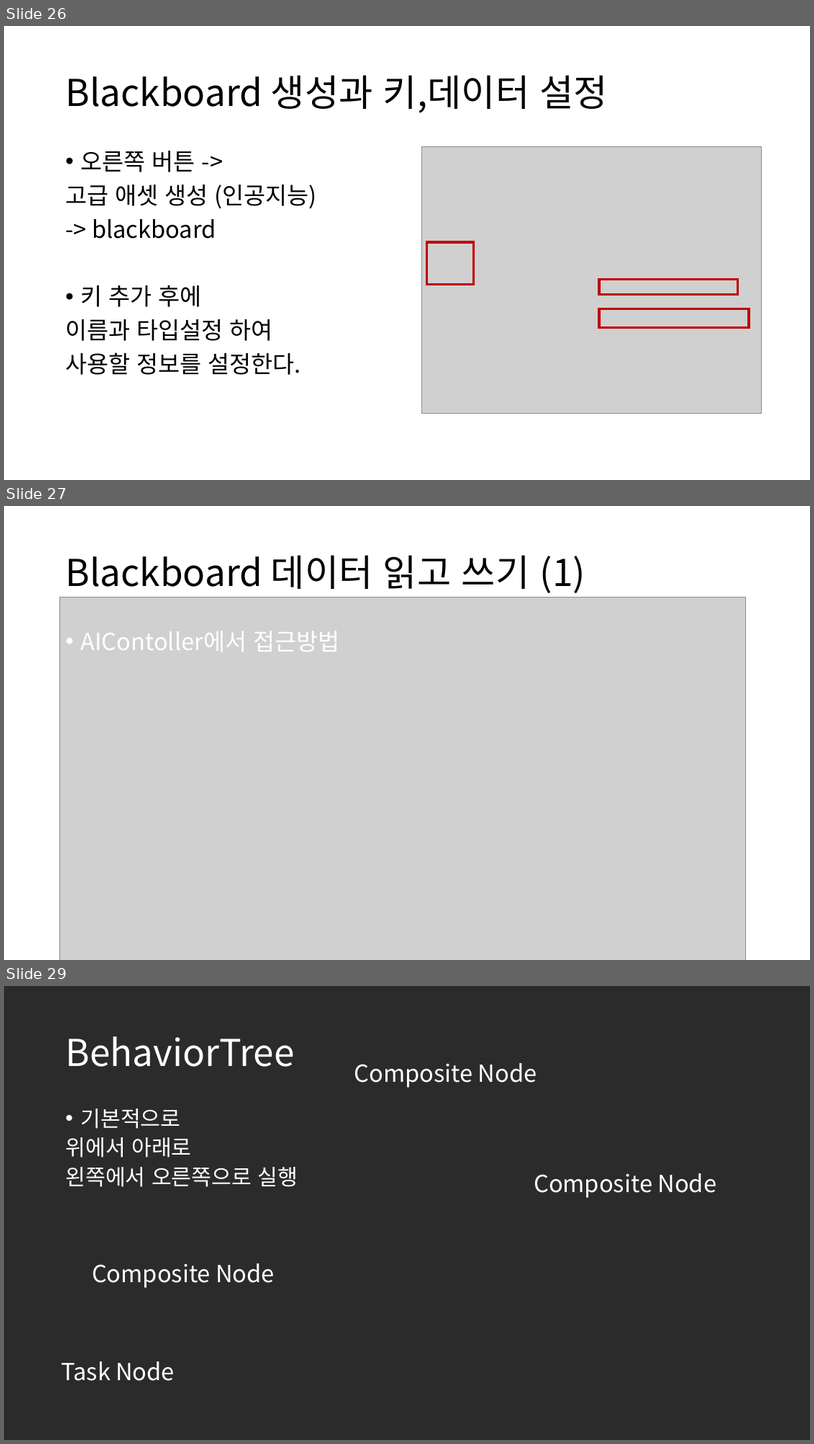
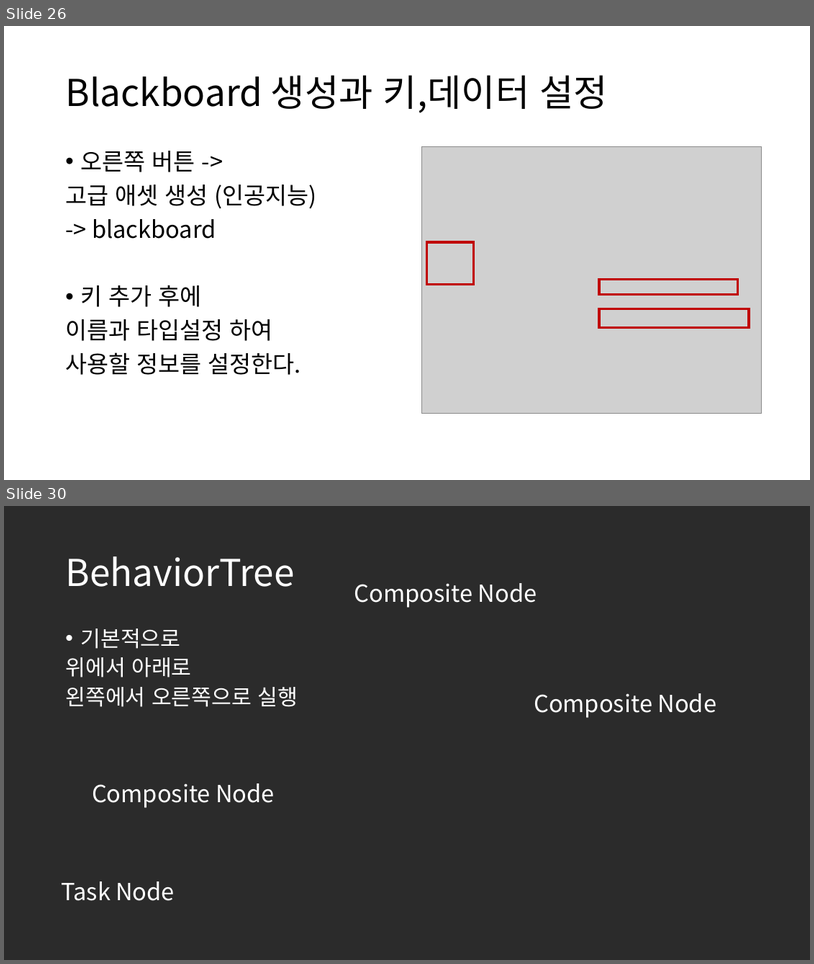
Before and after one commit to ldw9981/UE4_Blueprint, a slide deck: Day04/AI.pptx. Shown one above the other, each under a label of ours: slides 26, 27 and 29 before the commit, slides 26 and 30 after it; the slides between them are not shown. The pictures are 814x1444 and 814x964 pixels, drawn with LibreOffice and Linux fonts; fonts in the diff are those of the drawing; grey boxes stand for pictures; background and template pictures are left out; a plain dark background stands for a picture behind light text. Boxes give left, top, right and bottom in pixels: in the first picture for what was removed or moved away, otherwise in the second. Text is boxed around its words. In the diff, an @@ line names an element or a change of style, - is before the commit and + after.

```diff
--- a/Day04/AI.pptx
+++ b/Day04/AI.pptx
@@ slide 27 removed at (x1=4, y1=506, x2=810, y2=960), background #FFFFFF @@
@@ title removed at (x1=65, y1=555, x2=586, y2=593) @@
-Blackboard 데이터 읽고 쓰기 (1)
@@ picture removed at (x1=59, y1=597, x2=747, y2=960) @@
@@ text removed at (x1=80, y1=631, x2=340, y2=651) @@
-• AIContoller에서 접근방법
@@ what was slide 29 is now slide 30 @@
```
Also in this commit, not shown: 5 slides changed, 2 slides added, 10 other files.
